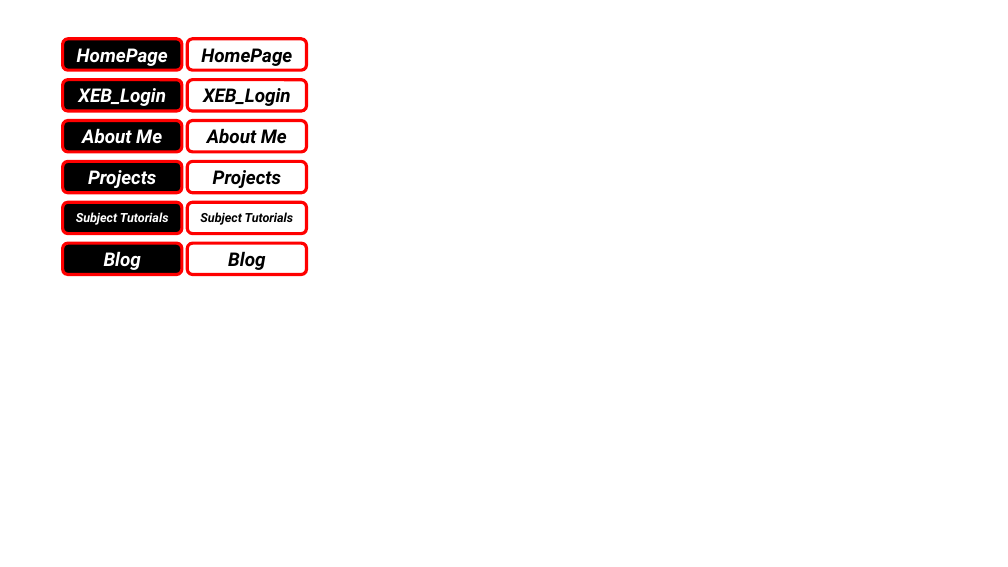
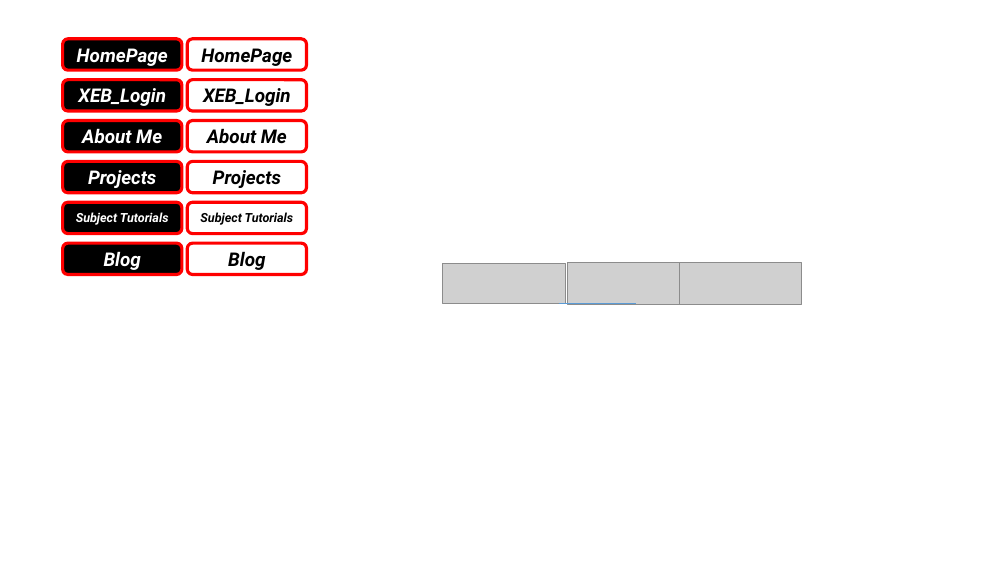
Before and after one commit to umutech/umutech.github.io, a slide deck: slide 1 of MasterPage/Click Over/NavBar.pptx. Drawn at 1008x567 pixels with LibreOffice and Linux fonts; fonts in the diff are those of the drawing; grey boxes stand for pictures. Boxes give left, top, right and bottom in pixels: in the first picture for what was removed or moved away, otherwise in the second. Text is boxed around its words. In the diff, an @@ line names an element or a change of style, - is before the commit and + after.

```diff
--- a/MasterPage/Click Over/NavBar.pptx
+++ b/MasterPage/Click Over/NavBar.pptx
@@ picture added at box(443, 263, 566, 304) @@
@@ picture added at box(568, 262, 690, 304) @@
@@ picture added at box(679, 262, 802, 304) @@
@@ line added from (559, 304) to (636, 304), #5B9BD5 0.5 pt @@
```
Also in this commit, not shown: 40 other files.
